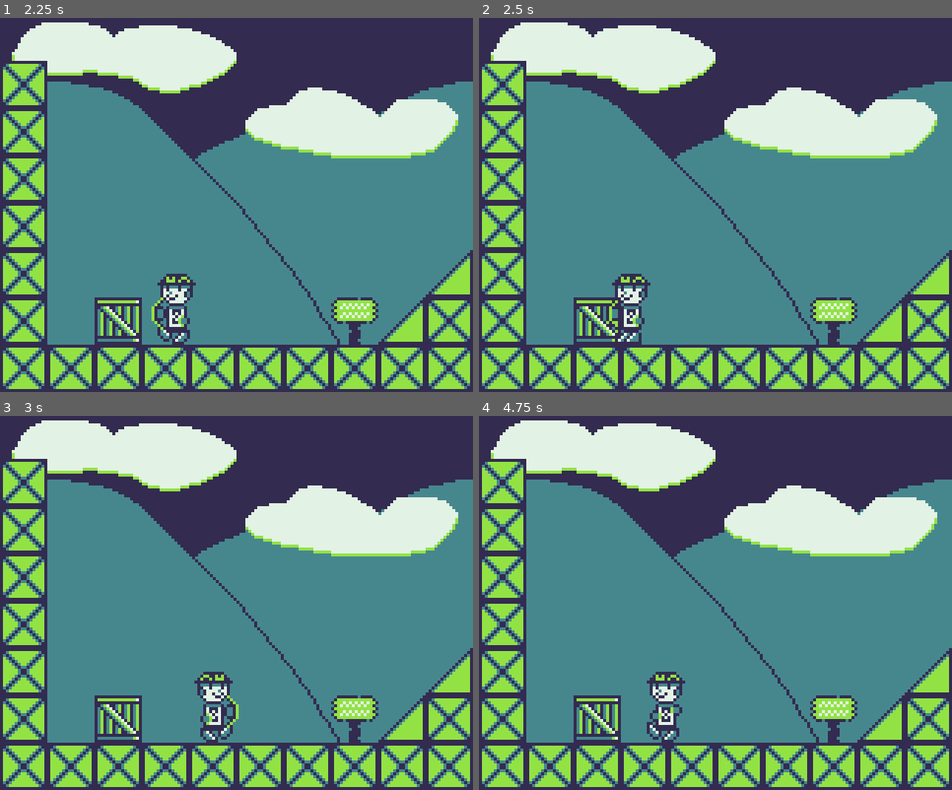
Above: before the commit, frames 1-4 (two rows, left to right).
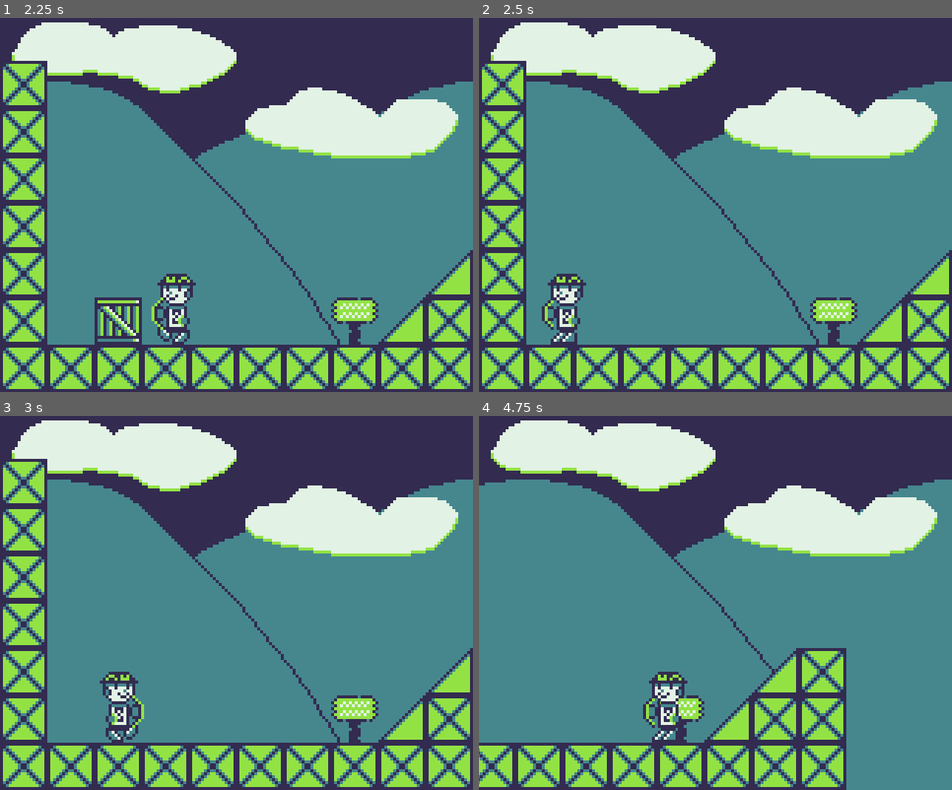
Above: after the commit, the same moments.

Repository: Brawmario/game-nu-boy
Game: Godot game, scene res://Levels/Level1.tscn
Same seed, same stepped clock (60 frames per second), same inputs: the game is played once before the commit and once after it.
Inputs:
- Up to frame 1 (2.25 s): tap Enter at 0.5 s; hold Right (move_right) 0.53-2.03 s; tap Z (dash) at 0.6, 1.35, 2.1 s; tap Space (jump) at 0.77, 1.52 s; hold Left (move_left) from 2.03 s (still down)
- Up to frame 2 (2.5 s): keep holding Left (move_left)
- Up to frame 3 (3 s): release Left (move_left) at 2.78 s; hold Right (move_right) from 2.78 s (still down); tap Z (dash) at 2.85 s
- Up to frame 4 (4.75 s): tap Space (jump) at 3.02, 3.77, 4.52 s; tap Z (dash) at 3.6, 4.35 s; release Right (move_right) at 4.28 s; hold Left (move_left) from 4.28 s (still down)

Frame 1 is identical in both runs. In frame 2, 2.7% of the frame differs, in the area x 13-37%, y 68-88%; in frame 3, 2.3%; in frame 4, 23%, in the area x 0-100%, y 11-100%.

Commit message:
Break box (not ready)

Diff:
--- /dev/null
+++ b/Levels/BaseTileMap.gd
@@ -0,0 +1,15 @@
+extends TileMap
+
+const CRATE_ID = 2
+
+var CrateArea := preload("res://World/CrateArea.tscn")
+
+
+func _ready() -> void:
+	var crates := get_used_cells_by_id(CRATE_ID)
+	for crate in crates:
+		var crate_area := CrateArea.instance()
+		crate_area.tile_map = self
+		crate_area.cellv = crate
+		crate_area.position = map_to_world(crate)
+		add_child(crate_area)
--- a/Levels/Level1.tscn
+++ b/Levels/Level1.tscn
@@ -1,9 +1,10 @@
-[gd_scene load_steps=10 format=2]
+[gd_scene load_steps=11 format=2]
 
 [ext_resource path="res://Assets/scrimblo-background.png" type="Texture" id=1]
 [ext_resource path="res://Assets/scrimblo-tileset.png" type="Texture" id=2]
 [ext_resource path="res://Player/Player.tscn" type="PackedScene" id=3]
 [ext_resource path="res://Levels/DeathPlane.gd" type="Script" id=4]
+[ext_resource path="res://Levels/BaseTileMap.gd" type="Script" id=5]
 
 [sub_resource type="LineShape2D" id=4]
 
@@ -109,11 +110,12 @@
 [node name="CollisionShape2D" type="CollisionShape2D" parent="DeathPlane"]
 shape = SubResource( 4 )
 
-[node name="TileMap" type="TileMap" parent="."]
+[node name="BaseTileMap" type="TileMap" parent="."]
 tile_set = SubResource( 3 )
 cell_size = Vector2( 16, 16 )
 format = 1
 tile_data = PoolIntArray( -327685, 0, 0, -262149, 0, 0, -196613, 0, 0, -131077, 0, 0, -65541, 0, 0, -131068, 1, 0, -131 …(206 unchanged characters)…
+script = ExtResource( 5 )
 
 [node name="Player" parent="." instance=ExtResource( 3 )]
 position = Vector2( 0.5, -12 )
--- a/Player/Player.tscn
+++ b/Player/Player.tscn
@@ -134,7 +134,7 @@
 anims/RESET = SubResource( 4 )
 anims/Walk = SubResource( 5 )
 
-[node name="DashHitbox" type="Area2D" parent="Body"]
+[node name="DashHitbox" type="Area2D" parent="Body" groups=["break_hitbox"]]
 position = Vector2( 6.5, 0 )
 monitoring = false
 monitorable = false
--- /dev/null
+++ b/World/CrateArea.gd
@@ -0,0 +1,10 @@
+extends Area2D
+
+var tile_map: TileMap = null
+var cellv := Vector2()
+
+
+func _on_CrateArea_area_entered(area: Area2D) -> void:
+	if area.is_in_group("break_hitbox"):
+		tile_map.set_cellv(cellv, -1)
+		queue_free()
--- /dev/null
+++ b/World/CrateArea.tscn
@@ -0,0 +1,15 @@
+[gd_scene load_steps=3 format=2]
+
+[ext_resource path="res://World/CrateArea.gd" type="Script" id=1]
+
+[sub_resource type="RectangleShape2D" id=1]
+extents = Vector2( 8, 8 )
+
+[node name="CrateArea" type="Area2D"]
+script = ExtResource( 1 )
+
+[node name="CollisionShape2D" type="CollisionShape2D" parent="."]
+position = Vector2( 8, 8 )
+shape = SubResource( 1 )
+
+[connection signal="area_entered" from="." to="." method="_on_CrateArea_area_entered"]
